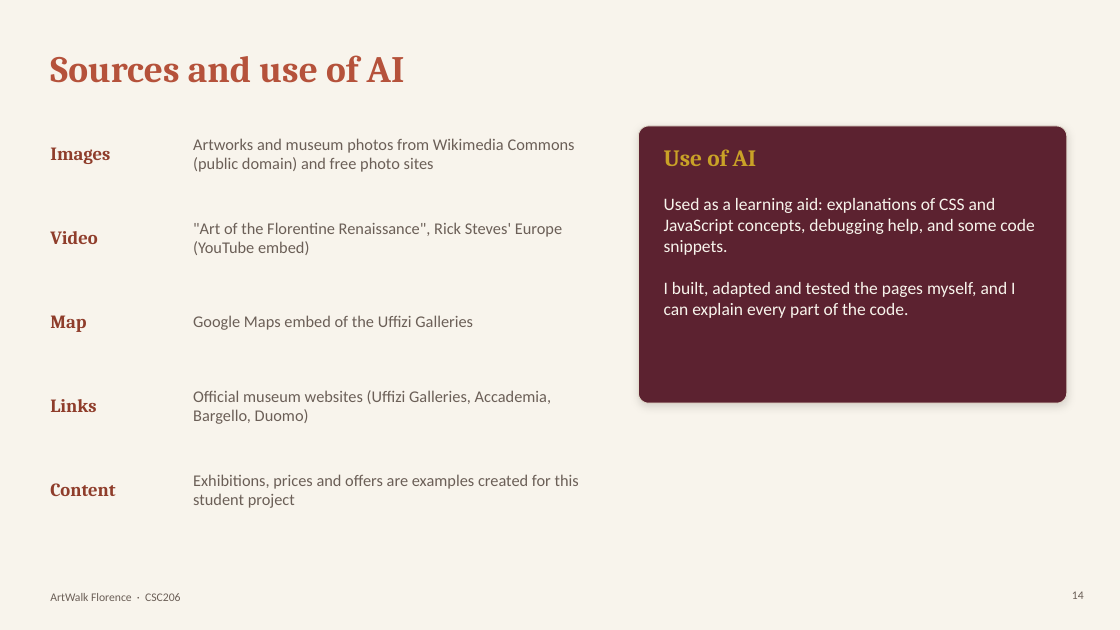
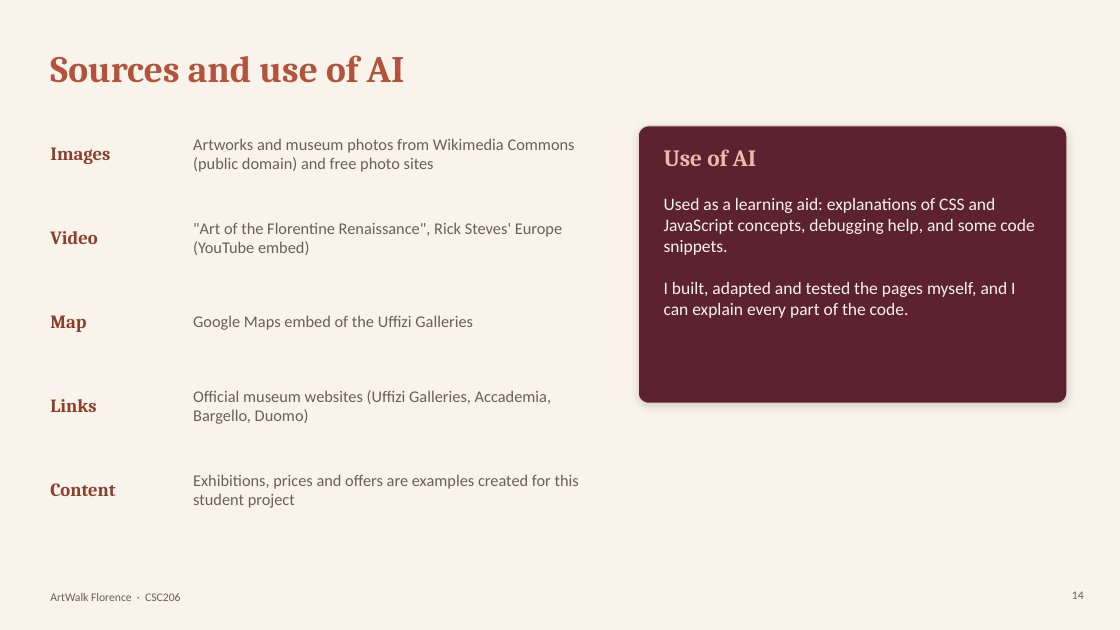
Before and after one commit to Kntouanoglou/Claude, a slide deck: slide 14 of artwalk-florence/presentation/ArtWalk-Florence-Presentation.pptx. Drawn at 1120x630 pixels with LibreOffice and Linux fonts; fonts in the diff are those of the drawing. Boxes give left, top, right and bottom in pixels: in the first picture for what was removed or moved away, otherwise in the second. Text is boxed around its words. In the diff, an @@ line names an element or a change of style, - is before the commit and + after.

```diff
--- a/artwalk-florence/presentation/ArtWalk-Florence-Presentation.pptx
+++ b/artwalk-florence/presentation/ArtWalk-Florence-Presentation.pptx
@@ text "Use of AI" at box(664, 149, 757, 166): text colour #C9A227 to #F0B8A8 @@
```
Also in this commit, not shown: 5 other slides changed.
